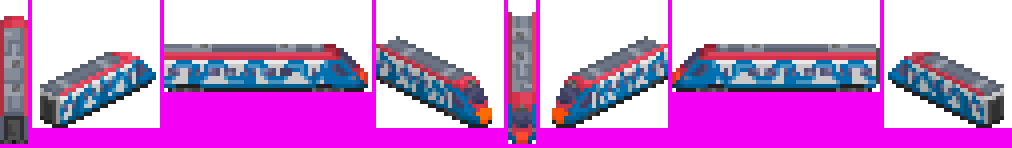
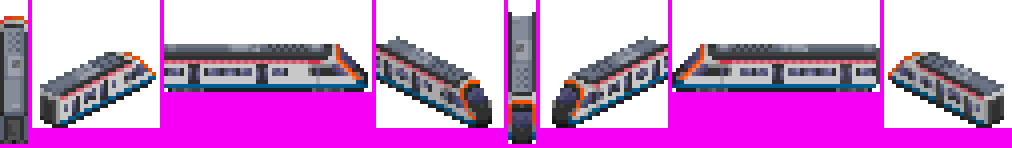
Revision of a layered w=1012, h=148 image; what changed, layer by layer:
added layer "3-4 roof" above "3.0 changes" over [left=4, top=16, right=988, bottom=112]
added layer "4.0 grey doors" above "4.0 mask&overlap of 2-3" over [left=72, top=60, right=972, bottom=120]
added layer "4.0 mask&overlap of 2-3" above "2.0-3.0 mask&overlap of 1-3" over [left=0, top=12, right=984, bottom=144]
renamed "2.0-3.0 mask" to "2.0-3.0 mask&overlap of 1-3", showed it over [left=0, top=16, right=972, bottom=144]
showed "1.0-3.0 paint", painted on it over [left=0, top=16, right=984, bottom=144]
hid "0.0_v2" over [left=0, top=16, right=984, bottom=144]
